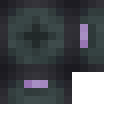
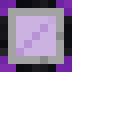
Layer changes from the first 128x128 image to the second:
removed layer "Layer 13 copy" (was linear light, 28%) over 24, 24, 88, 88
removed layer "Layer 13" (was color, 87%) over 24, 24, 88, 88
removed layer "Layer 12" over 24, 24, 88, 88
removed layer "Layer 9" over 24, 24, 48, 48
removed layer "Layer 8" over 8, 8, 104, 104
removed layer "Layer 11" (was color, 9%) over 8, 8, 104, 104
removed layer "Layer 10" (was hue) over 0, 0, 104, 104
removed layer "Levels 1 copy" (was screen, 8%) over 0, 0, 104, 104
removed layer "Levels 1" (was multiply, 19%) over 0, 0, 104, 104
removed layer "Group 1" over 0, 0, 104, 104
added layer "Layer 36" above "Layer 37" over 0, 0, 72, 72
added layer "Layer 37" above "Layer 34" over 8, 8, 64, 64
added layer "Layer 34" over 0, 0, 72, 72
